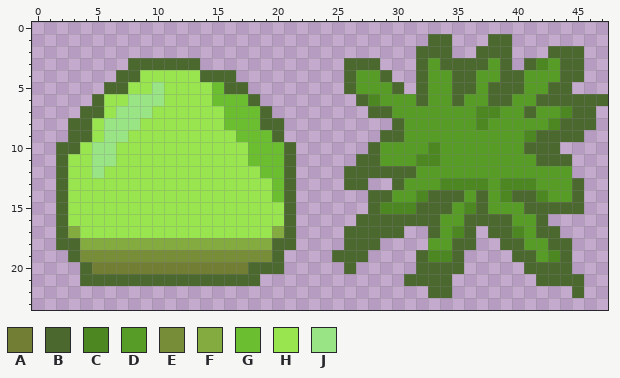
Two states of a pixel-art file, graphics/bush.ase. Above, as it was before the edit.
48x24 pixels, 1 frame. Colours within 5 levels of each other are drawn and written as one.
Palette (. is transparent): A #717e34  B #4b692f  C #4c8722  D #579c27  E #778d38  F #83ab40  G #6abe30  H #99e550  J #99e586
After the commit:
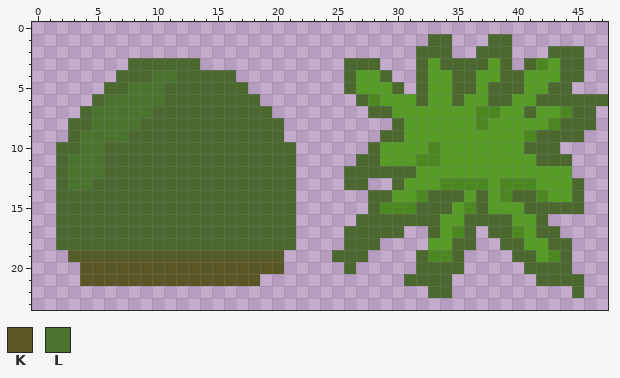
Colours new in this view: K #5b5625  L #4b752f
Commit message: Less slime bush
The exact change:
Colour E changes from #778d38 to #565c28.
Colour F gives way to colour B in row 17 at x 3 and 20; in row 18 at x 4 to 19.
Colour G gives way to colour B in row 5 at x 15; in row 6 at x 15 to 17; in rows 7 to 8 at x 16 to 18; in row 9 at x 17 to 19; in rows 10 to 11 at x 18 to 20; in row 12 at x 19 to 20.
Colour G gives way to colour B in rows 13 to 14 at x 20.
Colour H gives way to colour B in row 4 at x 9 and 12 to 13; in rows 5 to 6 at x 11 to 14; in row 7 at x 10 to 15; in row 8 at x 9 to 15; in row 9 at x 8 to 16; in rows 10 to 11 at x 7 to 17.
Colour H gives way to colour B in row 12 at x 6 to 18; in row 13 at x 5 to 19; in row 14 at x 3 to 19; in rows 15 to 16 at x 3 to 20; in row 17 at x 4 to 19.
Colour J gives way to colour B in rows 10 to 11 at x 6.
Colour B gives way to colour E in row 19 at x 3 and 20.
Colour A gives way to colour K in row 20 at x 5 to 17.
Colour B gives way to colour K in row 20 at x 4 and 18 to 20; in row 21 at x 4 to 18.
Colour B gives way to colour L in row 7 at x 5; in row 9 at x 4.
Colour H gives way to colour L in row 4 at x 10 to 11; in row 5 at x 8 to 9; in row 6 at x 6 to 7; in row 7 at x 6; in rows 8 to 9 at x 5; in row 10 at x 4.
Colour H gives way to colour L in rows 11 to 13 at x 3 to 4.
Colour J gives way to colour L in row 5 at x 10; in row 6 at x 8 to 10; in row 7 at x 7 to 9; in row 8 at x 6 to 8; in row 9 at x 6 to 7; in rows 10 to 12 at x 5.
Pixel boxes of the changes (left, top, right, bottom) in both pictures:
changed: (68, 70, 284, 286)
